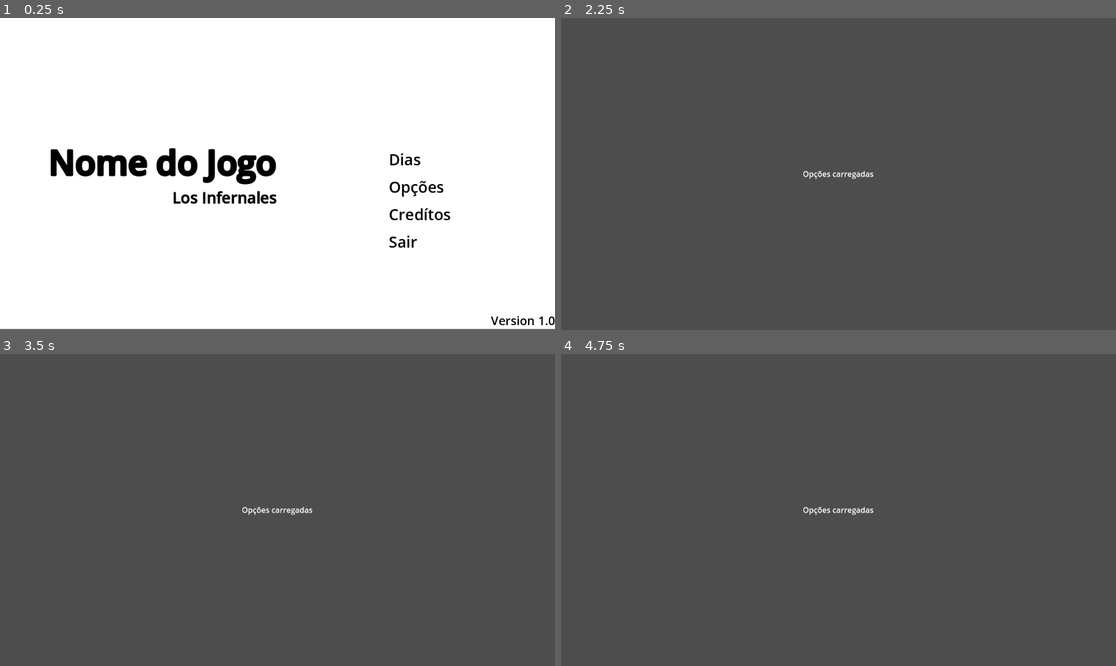
Above: before the commit, frames 1-4 (two rows, left to right).
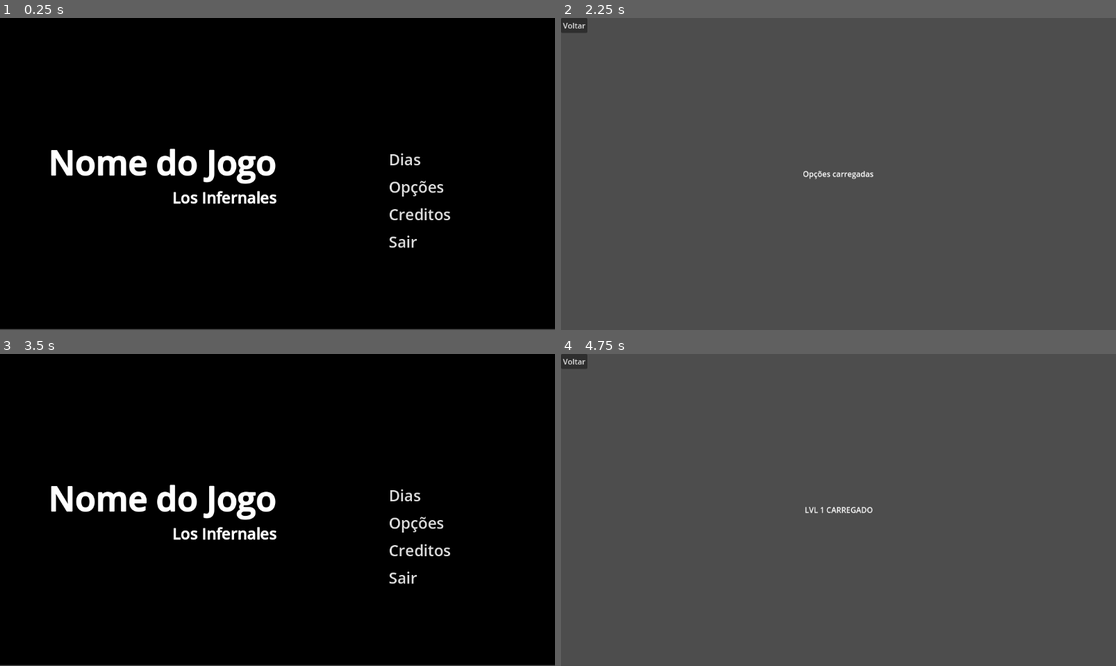
Above: after the commit, the same moments.

Repository: VitorTeixr/Projeto2
Game: Godot game, scene res://Interface/mainmenu.tscn
Same seed, same stepped clock (60 frames per second), same inputs: the game is played once before the commit and once after it. Video files are missing from this copy of the repository; at most half a second of black plays in their place.
Inputs (mouse positions are in pixels of both pictures, inside the frame that each line leads up to):
- Up to frame 1 (0.25 s): no input
- Up to frame 2 (2.25 s): click "Dias" at 0.5 s; click "Voltar" at 1.25 s; click "Opções" at 2 s
- Up to frame 3 (3.5 s): click (11, 360) at 2.75 s, where only the run after the commit has a clickable "Voltar"
- Up to frame 4 (4.75 s): click (982, 550) at 3.5 s, where only the run after the commit has a clickable "Creditos"; click (966, 494) at 4.25 s, where only the run after the commit has a clickable "Dias"

The runs differ from the first frame. In frame 1, 100% of the frame differs, in the area x 0-100%, y 0-100%; in frame 2, 0.2%; in frame 3, 100%; in frame 4, 0.4%.

Commit message:
Video de fundo

Diff:
--- /dev/null
+++ b/Interface/BackgroundMusic.tscn
@@ -0,0 +1,6 @@
+[gd_scene load_steps=2 format=3 uid="uid://chkv8oeagyp5i"]
+
+[ext_resource type="AudioStream" uid="uid://i4g0l4vpys6y" path="res://soundtrack/Dark Cyberpunk _ Horror Synth Theme - Annihilation __ Royalty Free Copyright Safe Music - White Bat Audio.mp3" id="1_0vqep"]
+
+[node name="AudioStreamPlayer" type="AudioStreamPlayer"]
+stream = ExtResource("1_0vqep")
--- a/Interface/mainmenu.tscn
+++ b/Interface/mainmenu.tscn
@@ -1,18 +1,15 @@
-[gd_scene load_steps=6 format=3 uid="uid://btvq06nj36u2s"]
+[gd_scene load_steps=7 format=3 uid="uid://btvq06nj36u2s"]
 
 [ext_resource type="Script" path="res://scripts/menu.gd" id="1_r2i3s"]
+[ext_resource type="VideoStream" path="res://videos/Cyberpunk-Hi-Tech-Line-Background-video-Footage-Screensaver.ogv" id="2_pino5"]
 
 [sub_resource type="LabelSettings" id="LabelSettings_3r26w"]
 font_size = 70
-font_color = Color(0, 0, 0, 1)
-outline_size = 10
-outline_color = Color(0, 0, 0, 1)
+outline_size = 5
 
 [sub_resource type="LabelSettings" id="LabelSettings_vqwlj"]
 font_size = 32
-font_color = Color(0, 0, 0, 1)
 outline_size = 2
-outline_color = Color(0, 0, 0, 1)
 
 [sub_resource type="StyleBoxEmpty" id="StyleBoxEmpty_h8x1f"]
 
@@ -31,12 +28,26 @@
 script = ExtResource("1_r2i3s")
 
 [node name="Background" type="ColorRect" parent="."]
+visible = false
 layout_mode = 1
 anchors_preset = 15
 anchor_right = 1.0
 anchor_bottom = 1.0
 grow_horizontal = 2
 grow_vertical = 2
+
+[node name="VideoStreamPlayer" type="VideoStreamPlayer" parent="."]
+layout_mode = 1
+anchors_preset = 15
+anchor_right = 1.0
+anchor_bottom = 1.0
+grow_horizontal = 2
+grow_vertical = 2
+stream = ExtResource("2_pino5")
+autoplay = true
+expand = true
+loop = true
+metadata/_edit_use_anchors_ = true
 
 [node name="Label" type="Label" parent="."]
 layout_mode = 1
@@ -83,7 +94,6 @@
 [node name="NewGame" type="Button" parent="ButtonsContainer" groups=["button"]]
 layout_mode = 2
 size_flags_horizontal = 0
-theme_override_colors/font_color = Color(0, 0, 0, 1)
 theme_override_colors/font_pressed_color = Color(0.169245, 0.169245, 0.169245, 1)
 theme_override_colors/font_hover_color = Color(0.255659, 0.255659, 0.255659, 1)
 theme_override_font_sizes/font_size = 32
@@ -94,7 +104,6 @@
 [node name="Options" type="Button" parent="ButtonsContainer" groups=["button"]]
 layout_mode = 2
 size_flags_horizontal = 0
-theme_override_colors/font_color = Color(0, 0, 0, 1)
 theme_override_colors/font_pressed_color = Color(0.169245, 0.169245, 0.169245, 1)
 theme_override_colors/font_hover_color = Color(0.255659, 0.255659, 0.255659, 1)
 theme_override_font_sizes/font_size = 32
@@ -105,18 +114,16 @@
 [node name="Credits" type="Button" parent="ButtonsContainer" groups=["button"]]
 layout_mode = 2
 size_flags_horizontal = 0
-theme_override_colors/font_color = Color(0, 0, 0, 1)
 theme_override_colors/font_pressed_color = Color(0.169245, 0.169245, 0.169245, 1)
 theme_override_colors/font_hover_color = Color(0.255659, 0.255659, 0.255659, 1)
 theme_override_font_sizes/font_size = 32
 theme_override_styles/focus = SubResource("StyleBoxEmpty_h8x1f")
-text = "Credítos"
+text = "Creditos"
 flat = true
 
 [node name="Left" type="Button" parent="ButtonsContainer" groups=["button"]]
 layout_mode = 2
 size_flags_horizontal = 0
-theme_override_colors/font_color = Color(0, 0, 0, 1)
 theme_override_colors/font_pressed_color = Color(0.169245, 0.169245, 0.169245, 1)
 theme_override_colors/font_hover_color = Color(0.255659, 0.255659, 0.255659, 1)
 theme_override_font_sizes/font_size = 32
--- a/Options.tscn
+++ b/Options.tscn
@@ -1,6 +1,9 @@
-[gd_scene format=3 uid="uid://ck6mwpvcnjgx6"]
+[gd_scene load_steps=2 format=3 uid="uid://ck6mwpvcnjgx6"]
+
+[ext_resource type="Script" path="res://scripts/Options.gd" id="1_dodn2"]
 
 [node name="Options" type="Node2D"]
+script = ExtResource("1_dodn2")
 
 [node name="text" type="Label" parent="."]
 offset_right = 1151.0
@@ -8,3 +11,8 @@
 text = "Opções carregadas"
 horizontal_alignment = 1
 vertical_alignment = 1
+
+[node name="voltar" type="Button" parent="." groups=["button"]]
+offset_right = 8.0
+offset_bottom = 8.0
+text = "Voltar"
--- a/project.godot
+++ b/project.godot
@@ -15,6 +15,10 @@
 config/features=PackedStringArray("4.2", "Mobile")
 config/icon="res://sprites/icon.svg"
 
+[autoload]
+
+BackgroundMusic="*res://Interface/BackgroundMusic.tscn"
+
 [rendering]
 
 renderer/rendering_method="mobile"
--- /dev/null
+++ b/scripts/Options.gd
@@ -0,0 +1,10 @@
+extends Node2D
+
+func _ready() -> void:
+	for _button in get_tree().get_nodes_in_group("button"):
+		_button.pressed.connect(_on_button_pressed.bind(_button))
+
+func _on_button_pressed(_button: Button) -> void:
+	match _button.name:
+		"voltar":
+			get_tree().change_scene_to_file("res://Interface/mainmenu.tscn")
--- a/scripts/menu.gd
+++ b/scripts/menu.gd
@@ -1,10 +1,13 @@
 extends Control
 class_name MainMenu
+
 
 func _ready() -> void:
 	for _button in get_tree().get_nodes_in_group("button"):
 		_button.pressed.connect(_on_button_pressed.bind(_button))
 
+	if not BackgroundMusic.playing:
+		BackgroundMusic.play()
 
 func _on_button_pressed(_button: Button) -> void:
 	match _button.name:
Not shown, added: soundtrack/Dark Cyberpunk _ Horror Synth Theme - Annihilation __ Royalty Free Copyright Safe Music - White Bat Audio.mp3.import
Not shown, added: Interface/Cyberpunk 2077 Night City 4K animated wallpaper.mp4
Not shown, added: soundtrack/Dark Cyberpunk _ Horror Synth Theme - Annihilation __ Royalty Free Copyright Safe Music - White Bat Audio.mp3
Not shown, added: videos/20240517 223118.mkv
Not shown, added: videos/Cyberpunk 2077 Night City 4K animated wallpaper (1080p, h264) (video-converter.com).webm
Not shown, added: videos/Cyberpunk 2077 Night City 4K animated wallpaper (1080p, h264).mp4
Not shown, added: videos/Cyberpunk 2077 Night City 4K animated wallpaper.mp4
Not shown, added: videos/Cyberpunk-2077-Night-City-4K-animated-wallpaper-_1080p_-h264_-_video-converter.com_.ogv
Not shown, added: videos/Cyberpunk-Hi-Tech-Line-Background-video-Footage-Screensaver.ogv
